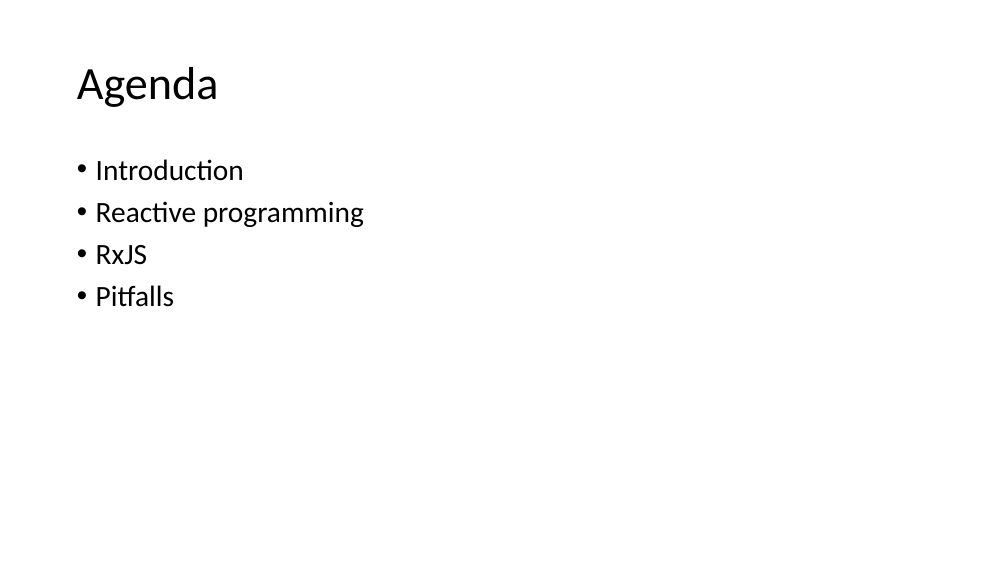
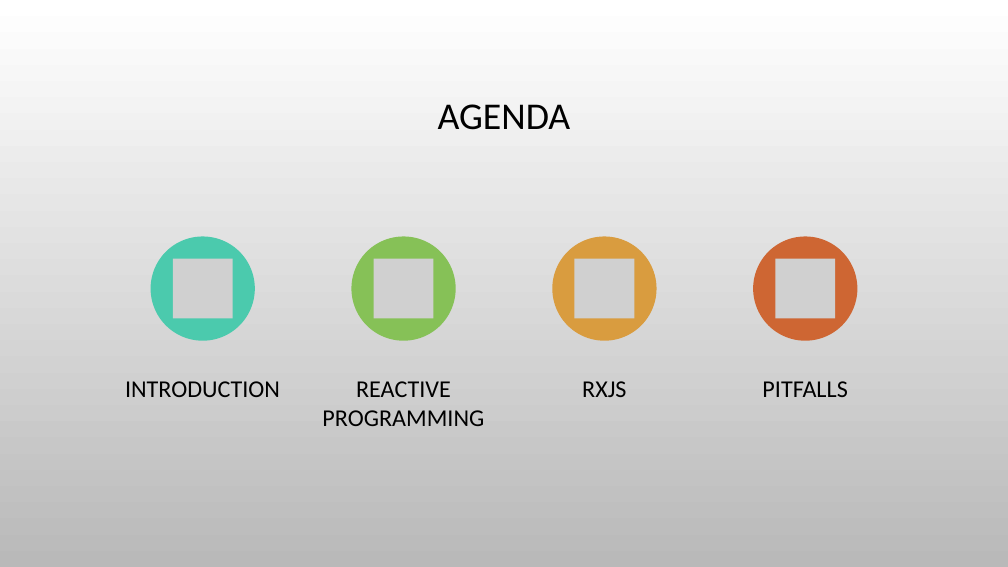
Before and after one commit to bertleemput/reactive-demo, a slide deck: slide 2 of Reactive Programming.pptx. Drawn at 1008x567 pixels with LibreOffice and Linux fonts; fonts in the diff are those of the drawing; grey boxes stand for pictures; background and template pictures are left out. Boxes give left, top, right and bottom in pixels: in the first picture for what was removed or moved away, otherwise in the second. Text is boxed around its words. In the diff, an @@ line names an element or a change of style, - is before the commit and + after.

```diff
--- a/Reactive Programming.pptx
+++ b/Reactive Programming.pptx
@@ background #FFFFFF to picture (left out) @@
@@ title at <box>438,104,571,130</box>: text changed; size 44 to 36 pt @@
-Agenda
+AGENDA
@@ text removed at <box>96,159,364,307</box> @@
-• Introduction
-• Reactive programming
-• RxJS
-• Pitfalls
@@ group added at <box>125,237,858,426</box>: 4 ellipses, 4 pictures, 4 texts @@
+INTRODUCTION
+REACTIVE PROGRAMMING
+RXJS
+PITFALLS
```
Also in this commit, not shown: 12 other slides changed, 4 slides added.
